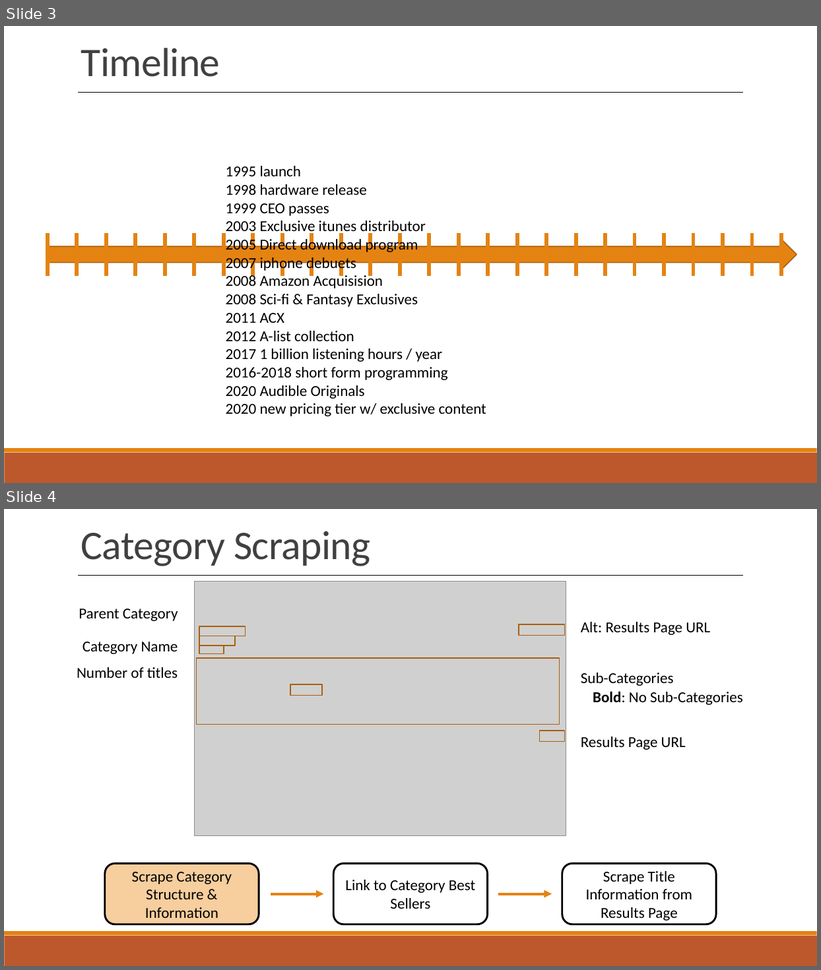
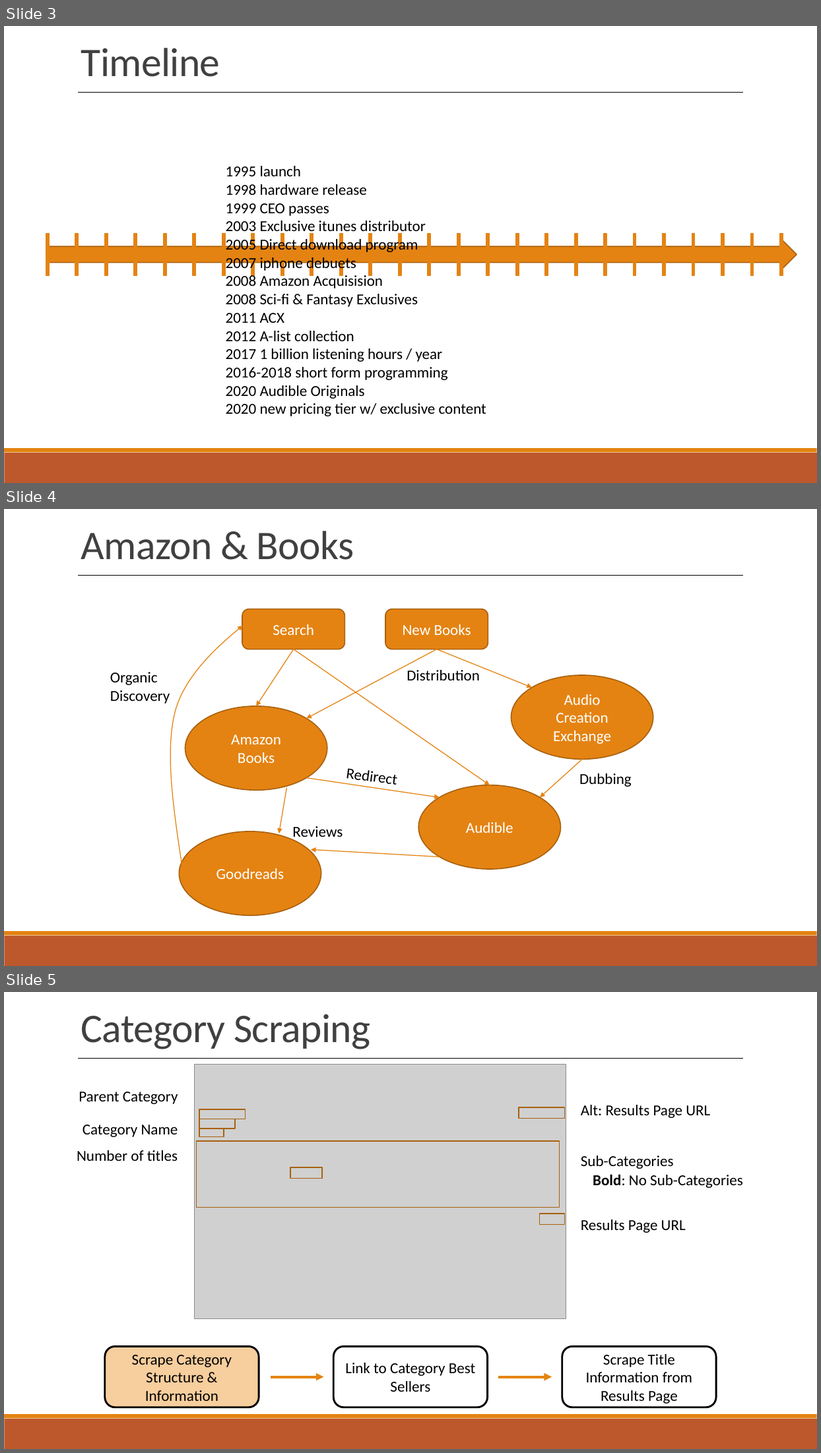
Before and after one commit to jwelch1123/finding_the_tree_in_the_forest, a slide deck: Presentation.pptx. Shown one above the other, each under a label of ours: slides 3 and 4 before the commit, slides 3, 4 and 5 after it. The pictures are 821x970 and 821x1453 pixels, drawn with LibreOffice and Linux fonts; fonts in the diff are those of the drawing; grey boxes stand for pictures. Boxes give left, top, right and bottom in pixels: in the first picture for what was removed or moved away, otherwise in the second. Text is boxed around its words. In the diff, an @@ line names an element or a change of style, - is before the commit and + after.

```diff
--- a/Presentation.pptx
+++ b/Presentation.pptx
@@ slide 4 added at bbox=[4, 509, 817, 966], background #FFFFFF; not listed: 2 template elements that a slide beside it also shows @@
@@ text added at bbox=[81, 531, 354, 560], 48 pt, text #404040 @@
+Amazon & Books
@@ line added from (79, 576) to (743, 576), #000000 0.25 pt @@
@@ freeform shape added at bbox=[152, 617, 242, 869], outline #E48312 1 pt @@
@@ rounded rectangle added at bbox=[242, 609, 345, 650], fill #E48312, outline #A9610D 1.25 pt, 18 pt, text #FFFFFF @@
+Search
@@ rounded rectangle added at bbox=[386, 609, 488, 650], fill #E48312, outline #A9610D 1.25 pt, 18 pt, text #FFFFFF @@
+New Books
@@ arrow added from (294, 650) to (257, 706), #E48312 1 pt @@
@@ arrow added from (294, 650) to (490, 786), #E48312 1 pt @@
@@ arrow added from (437, 650) to (306, 719), #E48312 1 pt @@
@@ arrow added from (437, 650) to (532, 688), #E48312 1 pt @@
@@ text added at bbox=[110, 672, 170, 704], 18 pt, text #000000 @@
+Organic Discovery
@@ text added at bbox=[407, 670, 480, 681], 18 pt, text #000000 @@
+Distribution
@@ ellipse added at bbox=[512, 675, 653, 760], fill #E48312, outline #A9610D 1.25 pt, 18 pt, text #FFFFFF @@
+Audio Creation Exchange
@@ ellipse added at bbox=[185, 706, 327, 791], fill #E48312, outline #A9610D 1.25 pt, 18 pt, text #FFFFFF @@
+Amazon Books
@@ arrow added from (582, 760) to (540, 797), #E48312 1 pt @@
@@ arrow added from (306, 778) to (440, 797), #E48312 1 pt @@
@@ text added at bbox=[346, 768, 397, 788], 18 pt, text #000000 @@
+Redirect
@@ ellipse added at bbox=[418, 786, 561, 869], fill #E48312, outline #A9610D 1.25 pt, 18 pt, text #FFFFFF @@
+Audible
@@ text added at bbox=[580, 774, 632, 787], 18 pt, text #000000 @@
+Dubbing
@@ arrow added from (287, 788) to (279, 834), #E48312 1 pt @@
@@ ellipse added at bbox=[179, 832, 321, 916], fill #E48312, outline #A9610D 1.25 pt, 18 pt, text #FFFFFF @@
+Goodreads
@@ text added at bbox=[292, 826, 343, 842], 18 pt, text #000000 @@
+Reviews
@@ arrow added from (440, 857) to (311, 850), #E48312 1 pt @@
@@ what was slide 4 is now slide 5 @@
```
Also in this commit, not shown: 1 slide changed, 1 other slide added, 13 other files.
